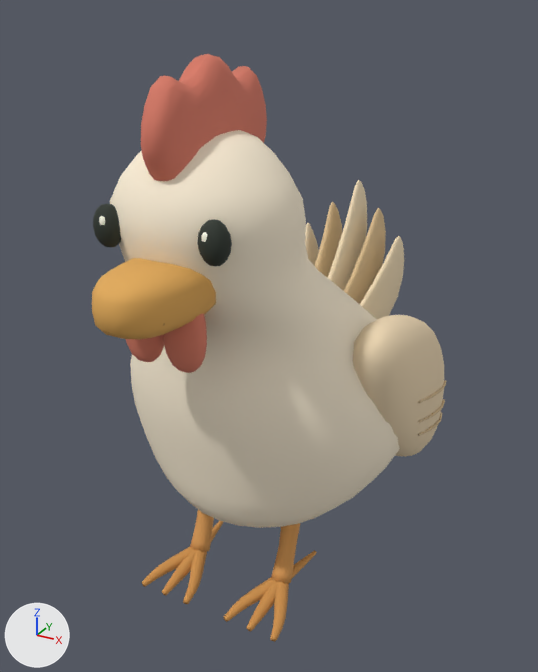
A saved change to the glTF model assets/art-v1/chicken.glb.
Camera for both pictures: a 50 mm camera at (0.594, -1.046, 1.021) aimed at (0.006, 0.023, 0.487). The lights are fixed; the arrows at lower left show +X, +Y and +Z. The picture after the commit comes second. Where no turn or scale is listed for an object, it has been applied to the vertices.

The first picture shows 'ankle-1', 'continuous-body-neck', 'eye--1', 'eye-1', 'eye-sparkle--1', 'scalloped-comb', 'sculpted-wing-1', 'tail-feather-0', 'tail-feather-1', 'tail-feather-2', 'tail-feather-3', 'tail-feather-4', 'upper-beak', 'wattle--1', 'wattle-1' and 13 more.
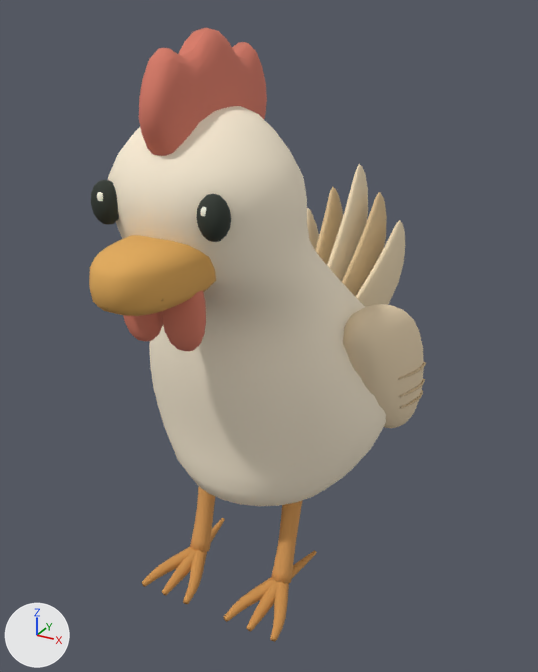
What changed in the scene script:
```text
Change me_continuous_body_neck:
    remove me_continuous_body_neck.from_pydata(...)  # 702 vertices, 1400 faces; spans x -0.263..0.263, y -0.287..0.285, z 0.131..0.869
    add me_continuous_body_neck.from_pydata(...)  # 702 vertices, 1400 faces; spans x -0.228..0.228, y -0.288..0.251, z 0.164..0.902
    me_continuous_body_neck part 1: 702 of 702 vertices moved; they spanned x -0.263..0.263, y -0.287..0.285, z 0.131..0.869 and now span x -0.228..0.228, y -0.288..0.251, z 0.164..0.902; mean shift (0.0, 0.0, 0.033)
Change me_eye__1:
    remove me_eye__1.from_pydata(...)  # 100 vertices, 196 faces; spans x -0.1099..-0.064, y -0.2873..-0.249, z 0.7142..0.7765
    add me_eye__1.from_pydata(...)  # 100 vertices, 196 faces; spans x -0.1099..-0.064, y -0.2873..-0.249, z 0.747..0.8093
    me_eye__1 part 2: the whole mesh is moved by (0.0, 0.0, 0.0328)
Change me_eye_sparkle__1:
    remove me_eye_sparkle__1.from_pydata(...)  # 42 vertices, 80 faces; spans x -0.0899..-0.0774, y -0.2866..-0.2792, z 0.7454..0.7634
    add me_eye_sparkle__1.from_pydata(...)  # 42 vertices, 80 faces; spans x -0.0899..-0.0774, y -0.2866..-0.2792, z 0.7782..0.7962
    me_eye_sparkle__1 part 3: the whole mesh is moved by (0.0, 0.0, 0.0328)
Change me_wattle__1:
    remove me_wattle__1.from_pydata(...)  # 114 vertices, 224 faces; spans x -0.0676..-0.0029, y -0.2912..-0.2516, z 0.551..0.6708
    add me_wattle__1.from_pydata(...)  # 114 vertices, 224 faces; spans x -0.0676..-0.0029, y -0.2912..-0.2516, z 0.5838..0.7036
    me_wattle__1 part 4: the whole mesh is moved by (0.0, 0.0, 0.0328)
Change me_sculpted_wing_1:
    remove me_sculpted_wing_1.from_pydata(...)  # 222 vertices, 440 faces; spans x 0.163..0.291, y -0.074..0.267, z 0.227..0.567
    add me_sculpted_wing_1.from_pydata(...)  # 222 vertices, 440 faces; spans x 0.144..0.25, y -0.056..0.25, z 0.279..0.579
    me_sculpted_wing_1 part 5: the whole mesh is multiplied about its middle by the matrix ((0.833, 0.0, 0.0), (0.0, 0.87, -0.044), (0.0, 0.001, 0.884)), then moved by (-0.03, 0.002, 0.032)
Change me_eye_1:
    remove me_eye_1.from_pydata(...)  # 100 vertices, 196 faces; spans x 0.064..0.1099, y -0.2873..-0.249, z 0.7142..0.7765
    add me_eye_1.from_pydata(...)  # 100 vertices, 196 faces; spans x 0.064..0.1099, y -0.2873..-0.249, z 0.747..0.8093
    me_eye_1 part 6: the whole mesh is moved by (0.0, 0.0, 0.0328)
Change me_wattle_1:
    remove me_wattle_1.from_pydata(...)  # 114 vertices, 224 faces; spans x 0.0029..0.0676, y -0.2912..-0.2516, z 0.551..0.6708
    add me_wattle_1.from_pydata(...)  # 114 vertices, 224 faces; spans x 0.0029..0.0676, y -0.2912..-0.2516, z 0.5838..0.7036
    me_wattle_1 part 7: the whole mesh is moved by (0.0, 0.0, 0.0328)
Change me_upper_beak:
    remove me_upper_beak.from_pydata(...)  # 164 vertices, 324 faces; spans x -0.071..0.071, y -0.389..-0.204, z 0.624..0.711
    add me_upper_beak.from_pydata(...)  # 164 vertices, 324 faces; spans x -0.071..0.071, y -0.389..-0.204, z 0.657..0.744
    me_upper_beak part 8: the whole mesh is moved by (0.0, 0.0, 0.033)
Change me_scalloped_comb:
    remove me_scalloped_comb.from_pydata(...)  # 314 vertices, 624 faces; spans x -0.037..0.037, y -0.284..0.005, z 0.782..0.965
    add me_scalloped_comb.from_pydata(...)  # 314 vertices, 624 faces; spans x -0.037..0.037, y -0.284..0.005, z 0.815..0.998
    me_scalloped_comb part 9: the whole mesh is moved by (0.0, 0.0, 0.033)
Change me_tail_feather_0:
    remove me_tail_feather_0.from_pydata(...)  # 146 vertices, 288 faces; spans x -0.107..-0.037, y 0.173..0.427, z 0.367..0.594
    add me_tail_feather_0.from_pydata(...)  # 146 vertices, 288 faces; spans x -0.107..-0.037, y 0.173..0.427, z 0.4..0.627
    me_tail_feather_0 part 10: the whole mesh is moved by (0.0, 0.0, 0.033)
Change me_tail_feather_1:
    remove me_tail_feather_1.from_pydata(...)  # 146 vertices, 288 faces; spans x -0.054..0.0, y 0.17..0.441, z 0.367..0.642
    add me_tail_feather_1.from_pydata(...)  # 146 vertices, 288 faces; spans x -0.054..0.0, y 0.17..0.441, z 0.4..0.674
    me_tail_feather_1 part 11: the whole mesh is moved by (0.0, 0.0, 0.033)
Change me_tail_feather_2:
    remove me_tail_feather_2.from_pydata(...)  # 146 vertices, 288 faces; spans x -0.002..0.041, y 0.168..0.455, z 0.366..0.692
    add me_tail_feather_2.from_pydata(...)  # 146 vertices, 288 faces; spans x -0.002..0.041, y 0.168..0.455, z 0.399..0.724
    me_tail_feather_2 part 12: the whole mesh is moved by (0.0, 0.0, 0.033)
Change me_tail_feather_3:
    remove me_tail_feather_3.from_pydata(...)  # 146 vertices, 288 faces; spans x 0.029..0.083, y 0.17..0.441, z 0.367..0.641
    add me_tail_feather_3.from_pydata(...)  # 146 vertices, 288 faces; spans x 0.029..0.083, y 0.17..0.441, z 0.4..0.674
    me_tail_feather_3 part 13: the whole mesh is moved by (0.0, 0.0, 0.033)
Change me_tail_feather_4:
    remove me_tail_feather_4.from_pydata(...)  # 146 vertices, 288 faces; spans x 0.059..0.128, y 0.172..0.426, z 0.365..0.592
    add me_tail_feather_4.from_pydata(...)  # 146 vertices, 288 faces; spans x 0.059..0.128, y 0.172..0.426, z 0.398..0.625
    me_tail_feather_4 part 14: the whole mesh is moved by (0.0, 0.0, 0.033)
```

Where the change shows, as pixel boxes (x1, y1, x2, y2) in the pictures (538 x 672 px):
'continuous-body-neck', reshaped
    before: (110, 130, 400, 528)
    after: (108, 106, 386, 506)
'scalloped-comb', moved
    before: (141, 54, 267, 181)
    after: (139, 28, 267, 156)
'upper-beak', moved
    before: (92, 258, 216, 340)
    after: (89, 235, 216, 316)
'sculpted-wing-1', reshaped (11% narrower, 13% shorter)
    before: (353, 315, 444, 457)
    after: (343, 304, 424, 428)
'wattle-1', moved
    before: (163, 314, 207, 373)
    after: (162, 291, 206, 351)
'tail-feather-2', moved
    before: (328, 180, 367, 291)
    after: (327, 164, 368, 282)
'tail-feather-4', moved
    before: (360, 236, 404, 320)
    after: (355, 220, 405, 307)
'tail-feather-3', moved
    before: (344, 208, 386, 304)
    after: (342, 192, 387, 296)
'eye-1', moved
    before: (197, 219, 232, 266)
    after: (196, 194, 231, 242)
'eye--1', moved
    before: (93, 204, 121, 247)
    after: (91, 180, 119, 225)
'wattle--1', moved
    before: (126, 335, 164, 362)
    after: (123, 311, 163, 341)
'tail-feather-1', moved
    before: (315, 202, 343, 278)
    after: (315, 187, 343, 265)
'tail-feather-0', moved
    before: (305, 222, 319, 266)
    after: (307, 208, 319, 249)
'eye-sparkle--1', moved
    before: (99, 216, 105, 225)
    after: (97, 192, 103, 201)
